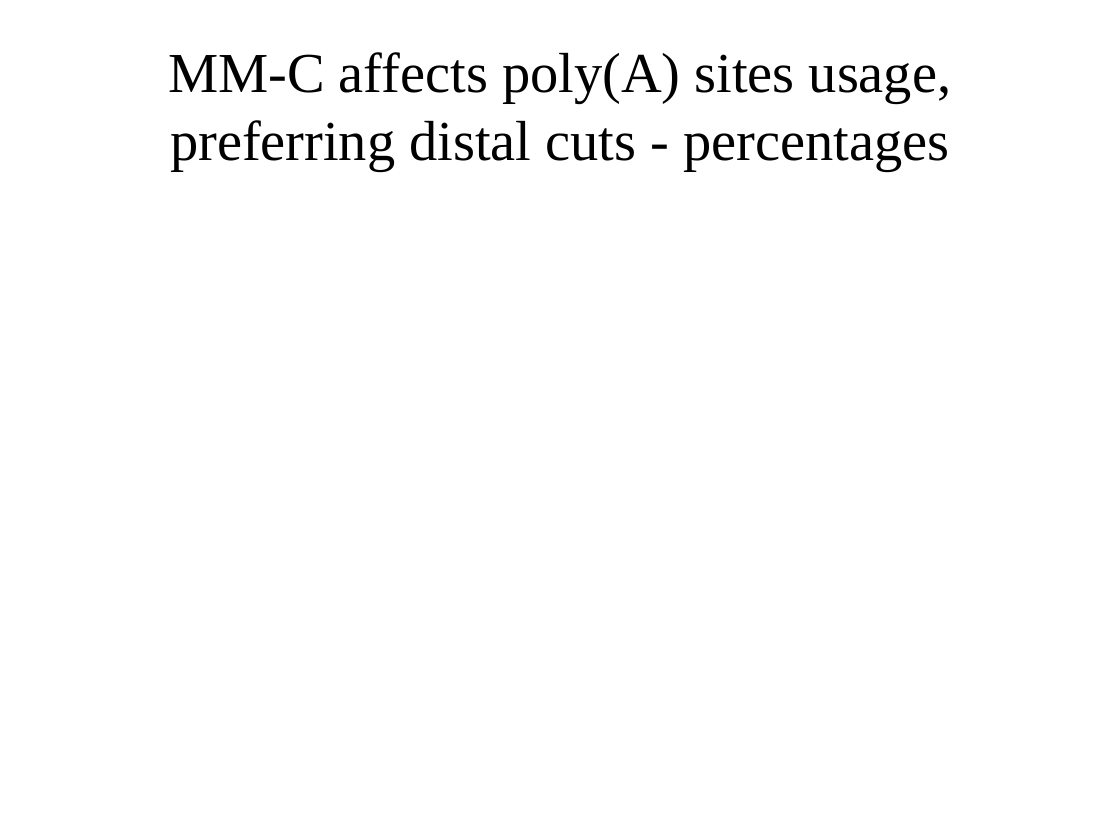
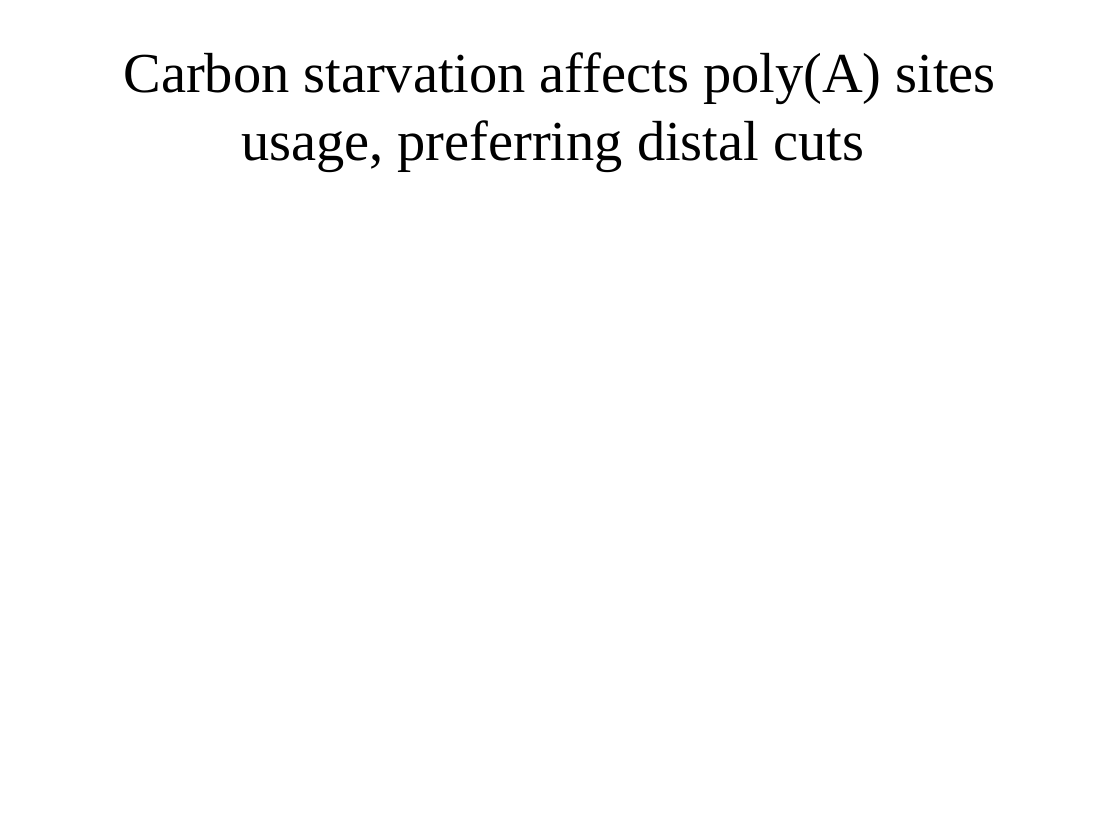
Before and after one commit to wilkinsonlab/m-oryzae-polya, a slide deck: slide 31 of doc/version_21/oryzae_presentation.odp (slide 33 before the commit). Drawn at 1120x840 pixels with LibreOffice and Linux fonts; fonts in the diff are those of the drawing. Boxes give left, top, right and bottom in pixels: in the first picture for what was removed or moved away, otherwise in the second. Text is boxed around its words. In the diff, an @@ line names an element or a change of style, - is before the commit and + after.

```diff
--- a/doc/version_21/oryzae_presentation.odp
+++ b/doc/version_21/oryzae_presentation.odp
@@ title at (124,52,996,170): text changed @@
-MM-C affects poly(A) sites usage, preferring distal cuts - percentages
+Carbon starvation affects poly(A) sites usage, preferring distal cuts
```
Also in this commit, not shown: 36 other slides changed, 2 slides added, 4 slides removed, 19 other files.
